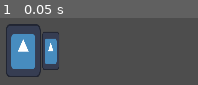
Above: before the commit, frame 1.
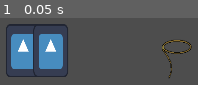
Above: after the commit, the same moment.

Repository: claesrosell/chicken_heist
Game: Godot game, scene res://scenes/game.tscn
Same seed, same stepped clock (60 frames per second), same inputs: the game is played once before the commit and once after it. The engine's default icon, where the game draws it, is replaced by a stand-in: a white triangle on a blue panel in a dark square.
Inputs:
- Up to frame 1 (0.05 s): no input

The runs differ from the first frame. In frame 1, 7.9% of the frame differs, in the area x 16-97%, y 8-90%.
Error after the commit: Invalid assignment of property or key 'global_position' with value of type 'Vector2' on a base object of type 'null instance'. (res://scenes/raccon.gd:20)

Commit message:
Modified the structure and added first aim

Diff:
--- a/chicken-heist/project.godot
+++ b/chicken-heist/project.godot
@@ -45,23 +45,28 @@
 }
 lasso_left={
 "deadzone": 0.2,
-"events": []
+"events": [Object(InputEventJoypadMotion,"resource_local_to_scene":false,"resource_name":"","device":0,"axis":0,"axis_value":-1.0,"script":null)
+]
 }
 lasso_right={
 "deadzone": 0.2,
-"events": []
+"events": [Object(InputEventJoypadMotion,"resource_local_to_scene":false,"resource_name":"","device":0,"axis":0,"axis_value":1.0,"script":null)
+]
 }
 lasso_up={
 "deadzone": 0.2,
-"events": []
+"events": [Object(InputEventJoypadMotion,"resource_local_to_scene":false,"resource_name":"","device":0,"axis":1,"axis_value":-1.0,"script":null)
+]
 }
 lasso_down={
 "deadzone": 0.2,
-"events": []
+"events": [Object(InputEventJoypadMotion,"resource_local_to_scene":false,"resource_name":"","device":0,"axis":1,"axis_value":1.0,"script":null)
+]
 }
 lasso_fire={
 "deadzone": 0.2,
-"events": []
+"events": [Object(InputEventJoypadButton,"resource_local_to_scene":false,"resource_name":"","device":0,"button_index":0,"pressure":0.0,"pressed":true,"script":null)
+]
 }
 
 [physics]
--- a/chicken-heist/scenes/heros.tscn
+++ b/chicken-heist/scenes/heros.tscn
@@ -1,6 +1,11 @@
 [gd_scene format=3 uid="uid://nhbdaxqsnau8"]
 
 [ext_resource type="Texture2D" uid="uid://dtvj7uxoe04w4" path="res://icon.svg" id="1_trxgw"]
+[ext_resource type="Script" uid="uid://c7jsu6tx2m4ku" path="res://scenes/raccon.gd" id="2_ul4o7"]
+[ext_resource type="Texture2D" uid="uid://brtn7qbjk1ysc" path="res://art/lasso-aim.png" id="3_r8ehe"]
+
+[sub_resource type="CircleShape2D" id="CircleShape2D_r8ehe"]
+radius = 68.33886
 
 [sub_resource type="CapsuleShape2D" id="CapsuleShape2D_nemsi"]
 radius = 62.0
@@ -10,15 +15,31 @@
 
 [node name="CharacterBody2D" type="CharacterBody2D" parent="." unique_id=1996094320]
 
-[node name="Sprite2D" type="Sprite2D" parent="CharacterBody2D" unique_id=1368770807]
+[node name="Fox" type="Sprite2D" parent="CharacterBody2D" unique_id=1368770807]
 position = Vector2(-1.000001, 0)
 scale = Vector2(0.65625, 1)
 texture = ExtResource("1_trxgw")
 
-[node name="Sprite2D2" type="Sprite2D" parent="CharacterBody2D/Sprite2D" unique_id=2010162085]
-position = Vector2(100.57143, 0)
-scale = Vector2(0.4921875, 0.71875)
+[node name="Raccon" type="Node2D" parent="CharacterBody2D" unique_id=1911921274]
+position = Vector2(65, 0)
+scale = Vector2(0.65625, 1)
+
+[node name="RacconSprite" type="Sprite2D" parent="CharacterBody2D/Raccon" unique_id=2010162085]
 texture = ExtResource("1_trxgw")
+script = ExtResource("2_ul4o7")
+
+[node name="Aim" type="Node2D" parent="CharacterBody2D/Raccon" unique_id=2057916222]
+
+[node name="Area2D" type="Area2D" parent="CharacterBody2D/Raccon/Aim" unique_id=119631230]
+position = Vector2(476.9524, 26)
+
+[node name="CollisionShape2D" type="CollisionShape2D" parent="CharacterBody2D/Raccon/Aim/Area2D" unique_id=613957683]
+position = Vector2(-37.151928, -25.043478)
+shape = SubResource("CircleShape2D_r8ehe")
+
+[node name="AimSprite" type="Sprite2D" parent="CharacterBody2D/Raccon/Aim" unique_id=1872768331]
+position = Vector2(458.2071, 5.5652175)
+texture = ExtResource("3_r8ehe")
 
 [node name="CollisionShape2D" type="CollisionShape2D" parent="CharacterBody2D" unique_id=427005037]
 position = Vector2(20, -3)
--- /dev/null
+++ b/chicken-heist/scenes/raccon.gd
@@ -0,0 +1,27 @@
+extends Sprite2D
+
+var aim_vector : Vector2
+@onready var aim: Sprite2D = $Aim
+
+var shot_to := Vector2.ZERO
+
+func _ready() -> void:
+	aim_vector = Vector2(1, 0)
+
+# Called every frame. 'delta' is the elapsed time since the previous frame.
+func _process(delta: float) -> void:
+
+	var new_aim_vector = Input.get_vector("lasso_left", "lasso_right", "lasso_up", "lasso_down")
+	if new_aim_vector.length() > 0:
+		aim_vector = new_aim_vector
+
+	aim_vector = aim_vector.normalized()
+	var shoot_vector = aim_vector * 300
+	aim.global_position = self.global_position + shoot_vector
+
+#	line_2d.set_point_position(0, self.global_position)
+#	line_2d.set_point_position(1, self.global_position + shot_to)
+
+	if Input.is_action_just_pressed("fire"):
+		print("fire")
+		shot_to = shoot_vector
Binary file added: chicken-heist/art/lasso-aim.aseprite
Binary file added: chicken-heist/art/lasso-aim.png
Not shown, added: chicken-heist/art/lasso-aim.png.import
Not shown, added: chicken-heist/scenes/raccon.gd.uid
